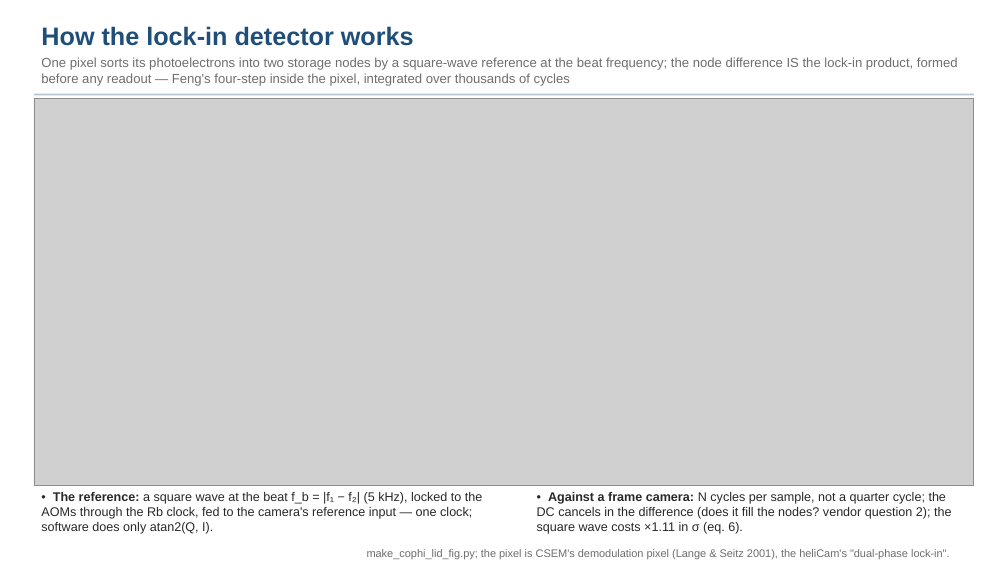
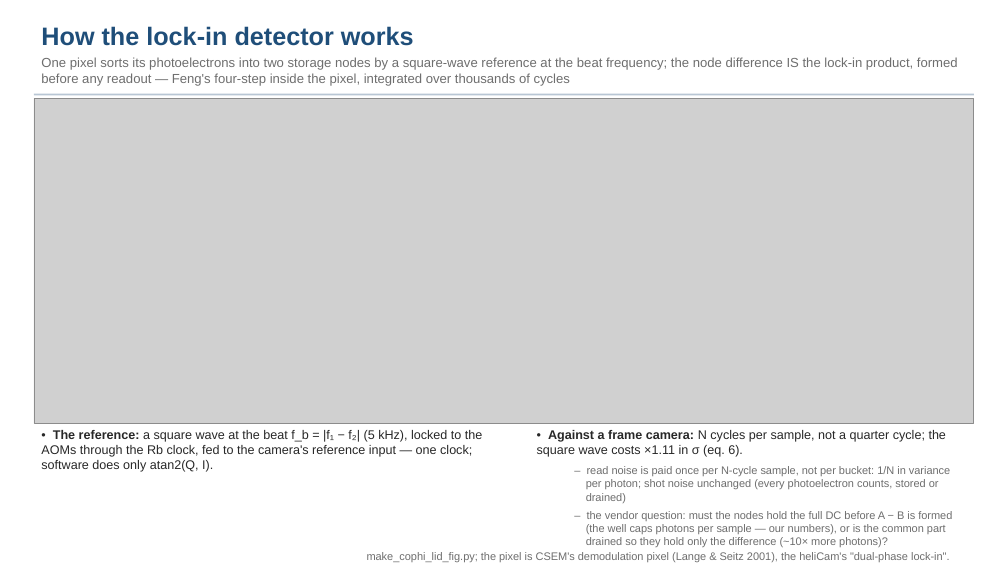
Before and after one commit to nasa-jpl/macos, a slide deck: slide 6 of demo_session/deck_cophi.pptx. Drawn at 1008x567 pixels with LibreOffice and Linux fonts; fonts in the diff are those of the drawing; grey boxes stand for pictures. Boxes give left, top, right and bottom in pixels: in the first picture for what was removed or moved away, otherwise in the second. Text is boxed around its words. In the diff, an @@ line names an element or a change of style, - is before the commit and + after.

```diff
--- a/demo_session/deck_cophi.pptx
+++ b/demo_session/deck_cophi.pptx
@@ picture: place and size @@
-picture at (34,98,974,485)
+picture at (34,98,974,423)
@@ text "• The reference: a square ...": place and size @@
-text "• The reference: a square ..." at (41,492,482,534)
+text "• The reference: a square ..." at (41,430,482,472)
@@ text at (537,430,952,547): text changed; size 12 to 10.5 pt; text colour #282828 to #6E6E6E @@
-• Against a frame camera: N cycles per sample, not a quarter cycle; the DC cancels in the difference (does it fill the nodes? vendor question 2); the square wave costs ×1.11 in σ (eq. 6).
+• Against a frame camera: N cycles per sample, not a quarter cycle; the square wave costs ×1.11 in σ (eq. 6).
+– read noise is paid once per N-cycle sample, not per bucket: 1/N in variance per photon; shot noise unchanged (every photoelectron counts, stored or drained)
+– the vendor question: must the nodes hold the full DC before A − B is formed (the well caps photons per sample — our numbers), or is the common part drained so they hold only the difference (~10× more photons)?
```
Also in this commit, not shown: 1 other slide changed, 4 other files.
